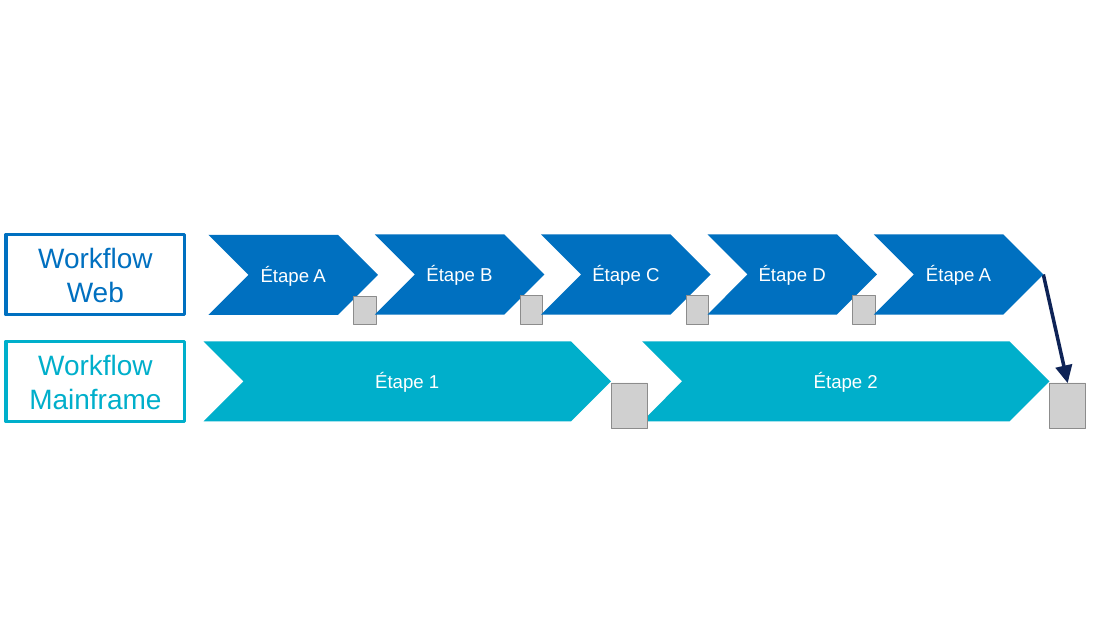
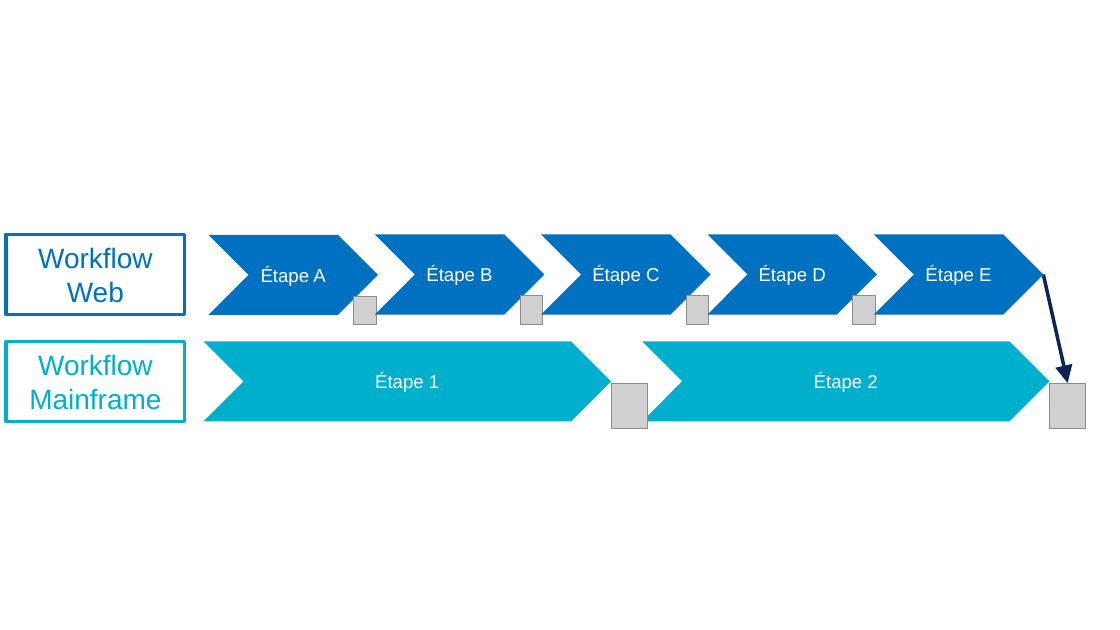
Before and after one commit to archiloque/blog, a slide deck: slide 4 of wip/omnicanal/slides.pptx. Drawn at 1120x630 pixels with LibreOffice and Linux fonts; fonts in the diff are those of the drawing; grey boxes stand for pictures. Boxes give left, top, right and bottom in pixels: in the first picture for what was removed or moved away, otherwise in the second. Text is boxed around its words. In the diff, an @@ line names an element or a change of style, - is before the commit and + after.

```diff
--- a/wip/omnicanal/slides.pptx
+++ b/wip/omnicanal/slides.pptx
@@ text in chevron at (x1=925, y1=268, x2=991, y2=285): text changed @@
-Étape A
+Étape E
```
Also in this commit, not shown: 1 other slide changed, 3 other files.
